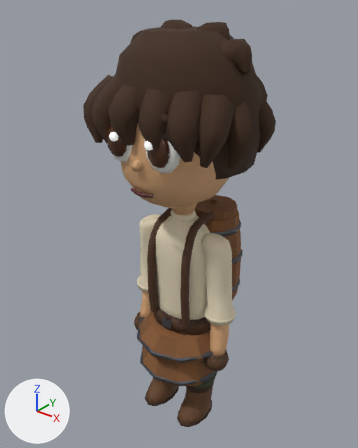
Renders of the glTF model public/models/garudo.glb from each side of a commit.
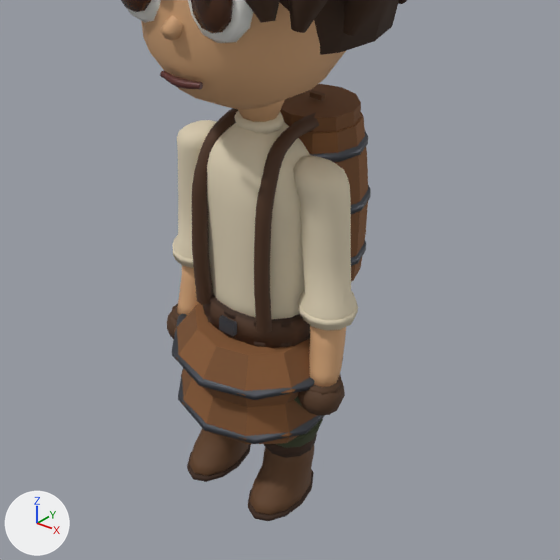
Old and new are each drawn whole from a camera (50 mm lens) standing at (0.638, -0.813, 1.037) and looking at (-0.022, 0.012, 0.526) and again close up on the part from 13% to 96% of the width and 34% to 100% of the height. Every picture has the same lights, and +X, +Y and +Z are marked at lower left. The older version's two pictures come first. Vertices at exactly the same position are counted once.

Script lines for the objects in view, before the commit:
```python
ob_eyewhite1_0 = bpy.data.objects.new('eyewhite1.0', me_eyewhite1_0)
ob_eyewhite1_0.location = (0.0, 0.0, 0.0)
ob_garudo = bpy.data.objects.new('garudo', me_garudo)
ob_garudo.location = (0.0, 0.0, 0.0)
ob_pupil1_0 = bpy.data.objects.new('pupil1.0', me_pupil1_0)
ob_pupil1_0.location = (0.0, 0.0, 0.0)
```
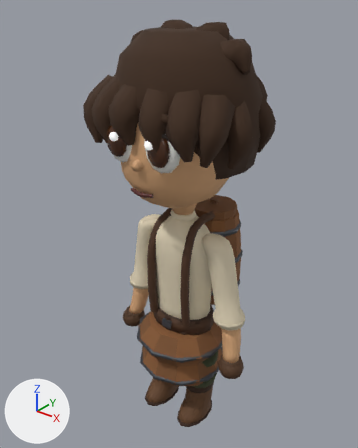
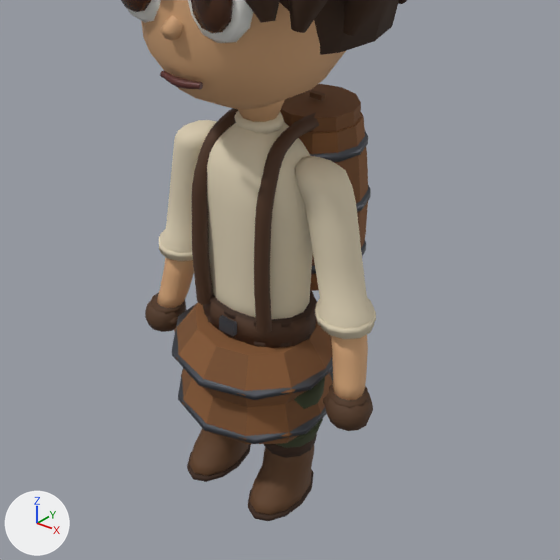
The change in detail:
me_garudo is used by ob_garudo; location (0.0, 0.0, 0.0).
me_garudo had 3463 vertices, 6632 faces and spanned x -0.186..0.186, y -0.17..0.178, z 0.0..0.97.
me_garudo now has 3462 vertices, 6632 faces and spans x -0.19..0.19, y -0.17..0.178, z 0.0..0.97.
me_garudo part 1: 572 vertices moved from x -0.147..0.147, y -0.047..0.042, z 0.191..0.533 to x -0.19..0.19, y -0.047..0.042, z 0.191..0.532; 1 vertex removed from x -0.1, y 0.058, z 0.234.

Pixel boxes (x1, y1, x2, y2) of what changed, in the close-ups (560 x 560 px; the box of a moved part takes in the faces that stretch with it):
part 1 of me_garudo, moved or reshaped: before (167, 120, 358, 416); after (145, 120, 376, 431)
